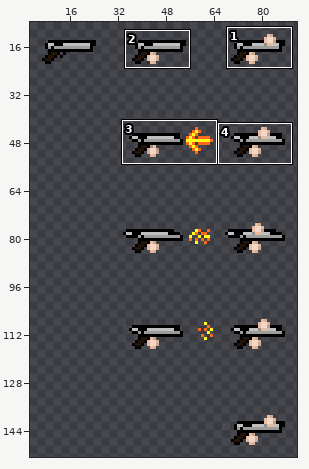
Sprite sheet: FredflixAndChell/FredFlixAndChell.CrossPlatform/Content/textures/guns/pewpew.png. The picture above shows the old version from afar; the outline marks the close-up.
Close-up. Before the commit:
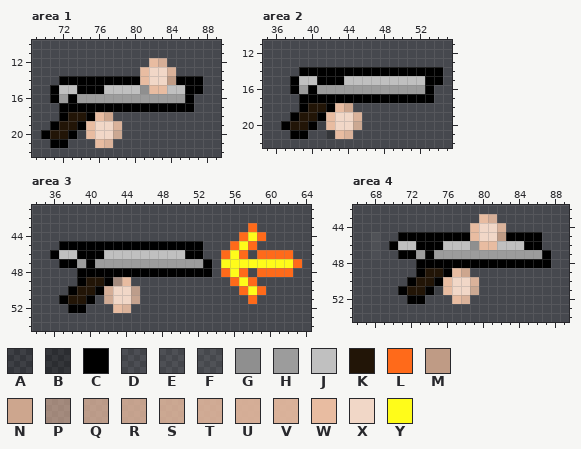
The file is 256x256 pixels. Pixels under 10% opacity are left out. Colours within 5 levels of each other are drawn and written as one. Shown: area 1: x 69..89, y 10..22; area 2: x 35..55, y 11..22; area 3: x 34..64, y 41..54; area 4: x 66..89, y 42..54. The wide view leaves out empty margins. The commit also changed other parts of the picture, which this record leaves out.
Palette (. is transparent): A #0000001e  B #00000041  C #000000  D #7d7d7d1e  E #7d7d7d27  F #8c8c8c26  G #8f8f8f  H #9c9c9c  J #c0c0c0  K #221507  L #ff6a1a  M #bf9b85  N #cda68e  P #e8bca194  Q #e8bca1bb  R #e8bca1c9  S #e8bca1d2  T #e8bca1da  U #e8bca1e1  V #e8bca1e9  W #e8bca1  X #f1d7c7  Y #fffc1a
Pixels before, area 1, first column x 70:
12 ............WU....
13 ...........WXXV...
14 ..CCCCCCCCCWXXMCCC
15 .CJJCCCJJJJGWWJJCC
16 .CHCHHHHHHHHHHHHC.
17 ..CCCCCCCCCCCCCCC.
18 ..CKKCWN..........
19 .CKKCWXXV.........
20 CKKCAWXXS.........
21 .CC...WV..........
Pixels before, area 2, first column x 37:
14 ..CCCCCCCCCCCCCCCC
15 .CJJCCCJJJJJJJJJCC
16 .CHCHHHHHHHHHHHHC.
17 ..CCCCCCCCCCCCCCC.
18 ..CKKCWN..........
19 .CKKCWXXV.........
20 CKKCAWXXS.........
21 .CC..BWV..........
Pixels before, area 3, first column x 36:
43 ......................L.....
44 .....................LYL....
45 .CCCCCCCCCCCCCCCC...LYL.....
46 CJJCCCJJJJJJJJJCC..LYL.LLLL.
47 .CCHCHHHHHHHHHHHHC.YYYYYYYYL
48 ...CCCCCCCCCCCCCCC.LYL.LLLL.
49 ...CKKCPW...........LYL.....
50 ..CKKCUXXQ...........LYL....
51 .CKKC.TXXR............L.....
52 ..CC...WV...................
Pixels before, area 4, first column x 68:
43 ............WU......
44 ...........WXXV.....
45 F..CCCCCCCCWXXMCCCC.
46 E.CJJCCCJJJGWWJJJCC.
47 D..CCHCHHHHHHHHHHHHC
48 .....CCCCCCCCCCCCCCC
49 .....CKKCWN.........
50 ....CKKCWXXV........
51 ...CKKCAWXXS........
52 ....CC...WV.........
Now the later version:
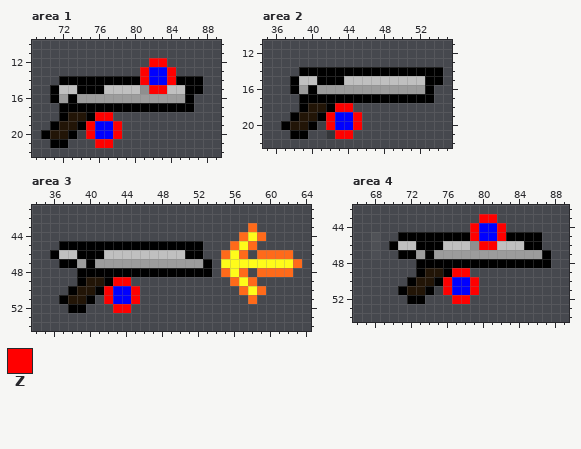
Colours new in this view: Z #ff0000
Difference:
colour X: #f1d7c7 -> #0000ff
Changed rows in their new state; - is a pixel that keeps its letter.
Area 1:
first column x 75:
12 -------ZZ-
13 ------Z--Z
14 ------Z--Z
15 -------ZZ-
18 -ZZ-------
19 Z--Z------
20 Z--Z------
21 -ZZ-------
Area 2:
first column x 42:
18 -ZZ-
19 Z--Z
20 Z--Z
21 -ZZ-
Area 3:
first column x 42:
49 -ZZ-
50 Z--Z
51 Z--Z
52 -ZZ-
Area 4:
first column x 76:
43 ----ZZ-
44 ---Z--Z
45 ---Z--Z
46 ----ZZ-
49 -ZZ----
50 Z--Z---
51 Z--Z---
52 -ZZ----
Changed places in both close-ups, as pixel boxes (x1, y1, x2, y2):
changed: (140, 58, 176, 94)
changed: (86, 112, 122, 148)
changed: (326, 103, 362, 139)
changed: (104, 277, 140, 313)
changed: (443, 214, 506, 304)
